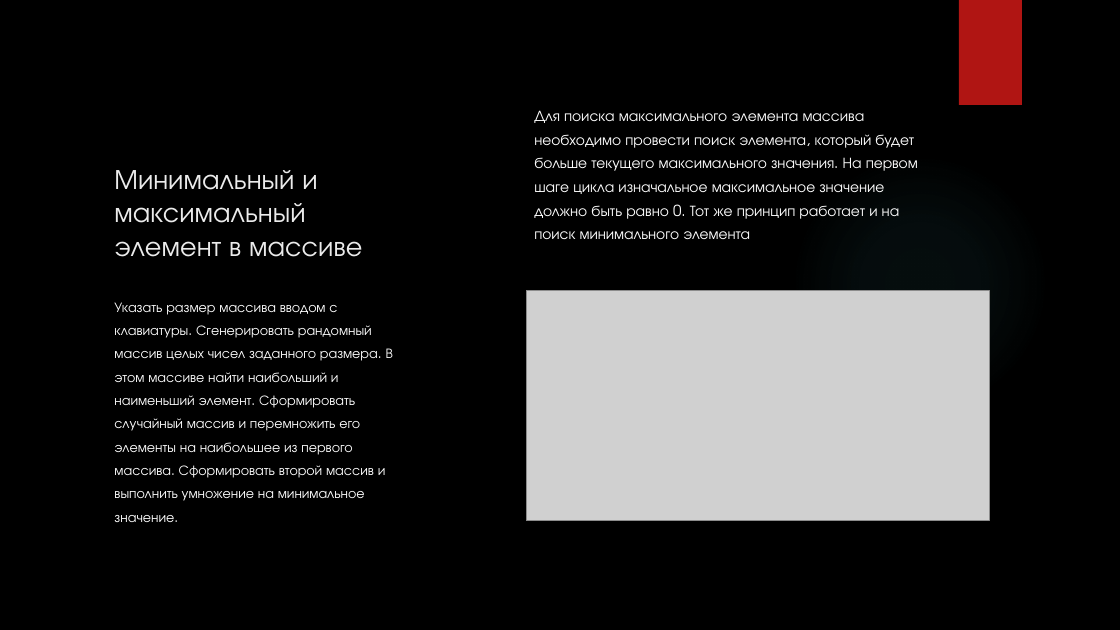
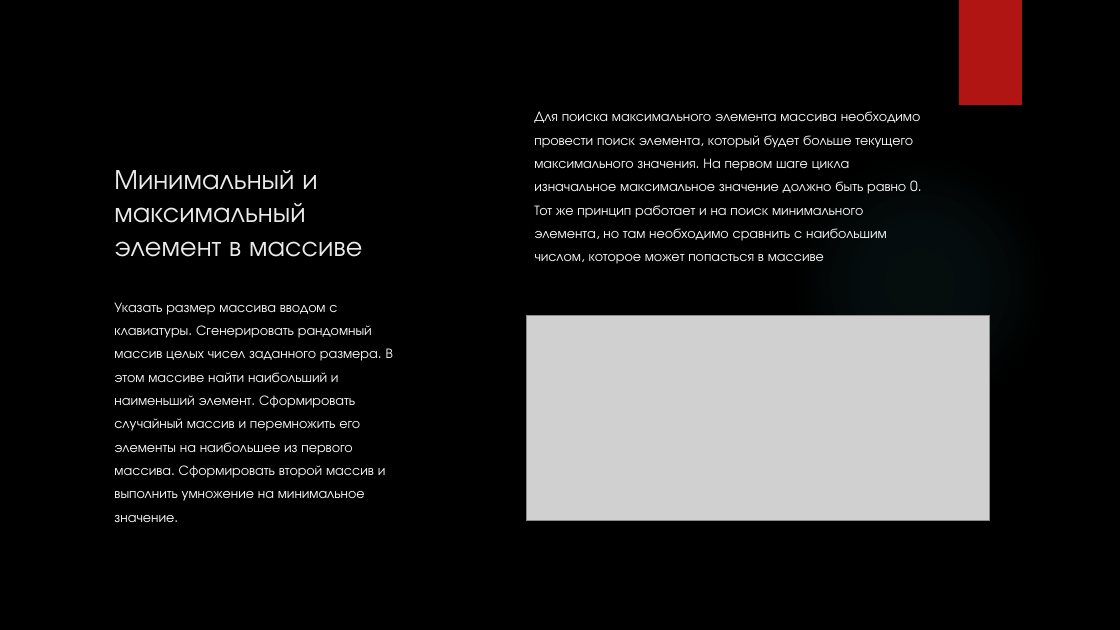
Before and after one commit to Andrew3100/pythonSOSH, a slide deck: slide 3 of массивы.pptx. Drawn at 1120x630 pixels with LibreOffice and Linux fonts; fonts in the diff are those of the drawing; grey boxes stand for pictures; background and template pictures are left out. Boxes give left, top, right and bottom in pixels: in the first picture for what was removed or moved away, otherwise in the second. Text is boxed around its words. In the diff, an @@ line names an element or a change of style, - is before the commit and + after.

Commit message:
Разбор задач, работа с постой и файлами

```diff
--- a/массивы.pptx
+++ b/массивы.pptx
@@ text at (534, 111, 922, 264): text changed; size 12.9 to 11.9 pt @@
-Для поиска максимального элемента массива необходимо провести поиск элемента, который будет больше текущего максимального значения. На первом шаге цикла изначальное максимальное значение должно быть равно 0. Тот же принцип работает и на поиск минимального элемента
+Для поиска максимального элемента массива необходимо провести поиск элемента, который будет больше текущего максимального значения. На первом шаге цикла изначальное максимальное значение должно быть равно 0. Тот же принцип работает и на поиск минимального элемента, но там необходимо сравнить с наибольшим числом, которое может попасться в массиве
@@ picture: place and size @@
-picture at (526, 290, 989, 520)
+picture at (526, 315, 989, 521)
```
Also in this commit, not shown: 2 other slides changed, 5 slides added, 10 other files.
